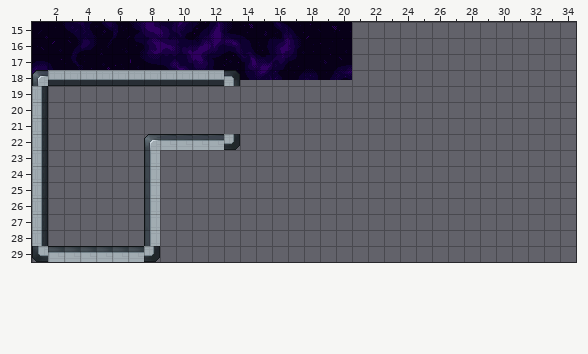
Tiled map (JSON), stored at core/assets/levels/level_0/level_1_angelina.tmj. The picture above was drawn from the file before the commit.
Cells are 16x16 px. Shown: x 1..34, y 15..29.
Now the later version:
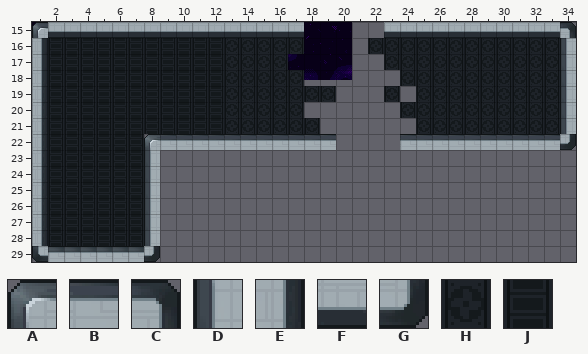
Key: from "space-tiles": A 1 "GameObject", B 2, C 3, D 17, E 19, F 34, G 35, H 64 "Background", J 80 "Background".
_ is an empty cell.
Diff:
Layer "Tile Layer 1":
y 15: x 1..17 _________________ -> AFFFFFFFFFFFFFFFF; x 23..34 ____________ -> FFFFFFFFFFFC
y 16: x 1..17 _________________ -> EJJJJJJJJJJJHHHHH; x 22..34 _____________ -> HHHHHHHHHHHHD
y 17: x 1..16 ________________ -> EJJJJJJJJJJJHHHH; x 23..34 ____________ -> HHHHHHHHHHHD
y 18: x 1..17 AFFFFFFFFFFFC____ -> EJJJJJJJJJJJHHHHH; x 24..34 ___________ -> HHHHHHHHHHD
y 19: x 2..19 __________________ -> JJJJJJJJJJJHHHHHHH; x 23 _ -> H; x 25..34 __________ -> HHHHHHHHHD
y 20: x 2..17 ________________ -> JJJJJJJJJJJHHHHH; x 24..34 ___________ -> HHHHHHHHHHD
y 21: x 2..18 _________________ -> JJJJJJJJJJJHHHHHH; x 25..34 __________ -> HHHHHHHHHD
y 22: x 2..7 ______ -> JJJJJJ; x 13..19 G______ -> BBBBBBB; x 24..34 ___________ -> BBBBBBBBBBG
y 23..28: x 2..7 ______ -> JJJJJJ
Where, in picture pixels (left, top, right, bottom), the same in both pictures:
changed: (32, 22, 336, 246)
added: (368, 22, 576, 150)
